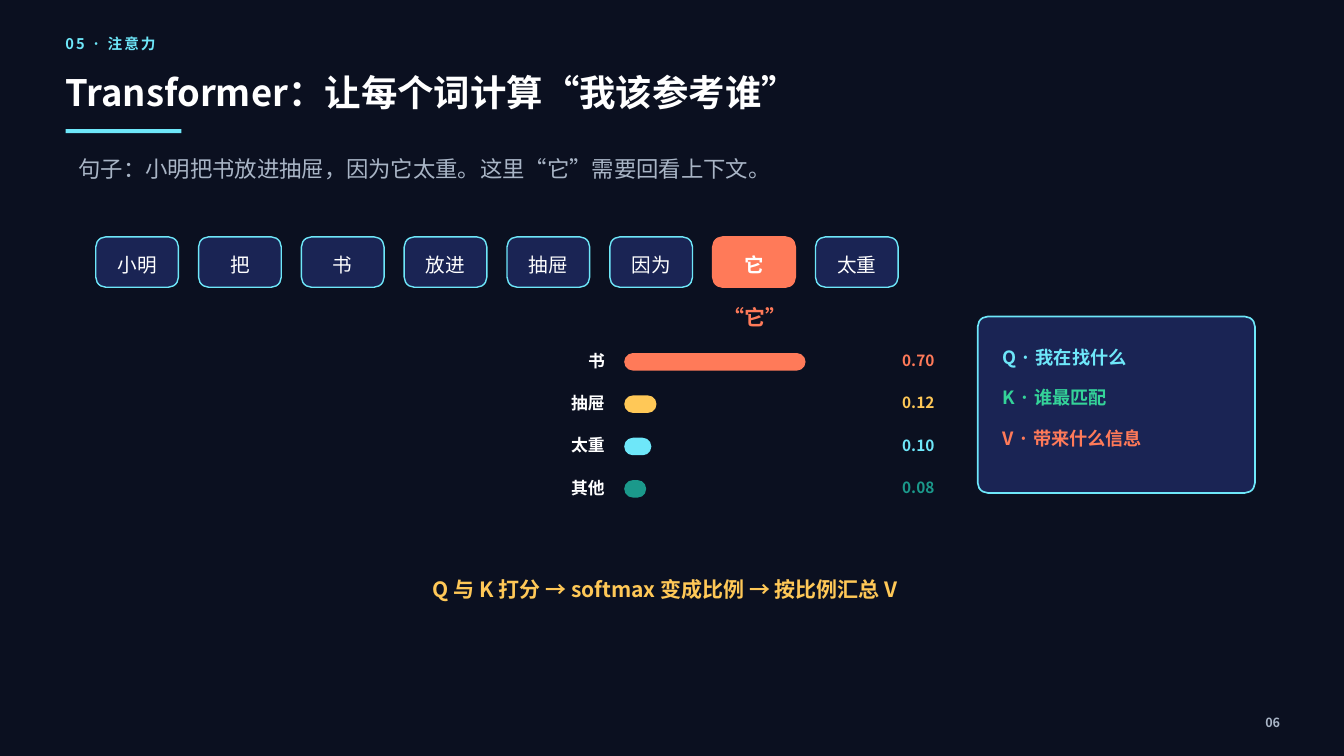
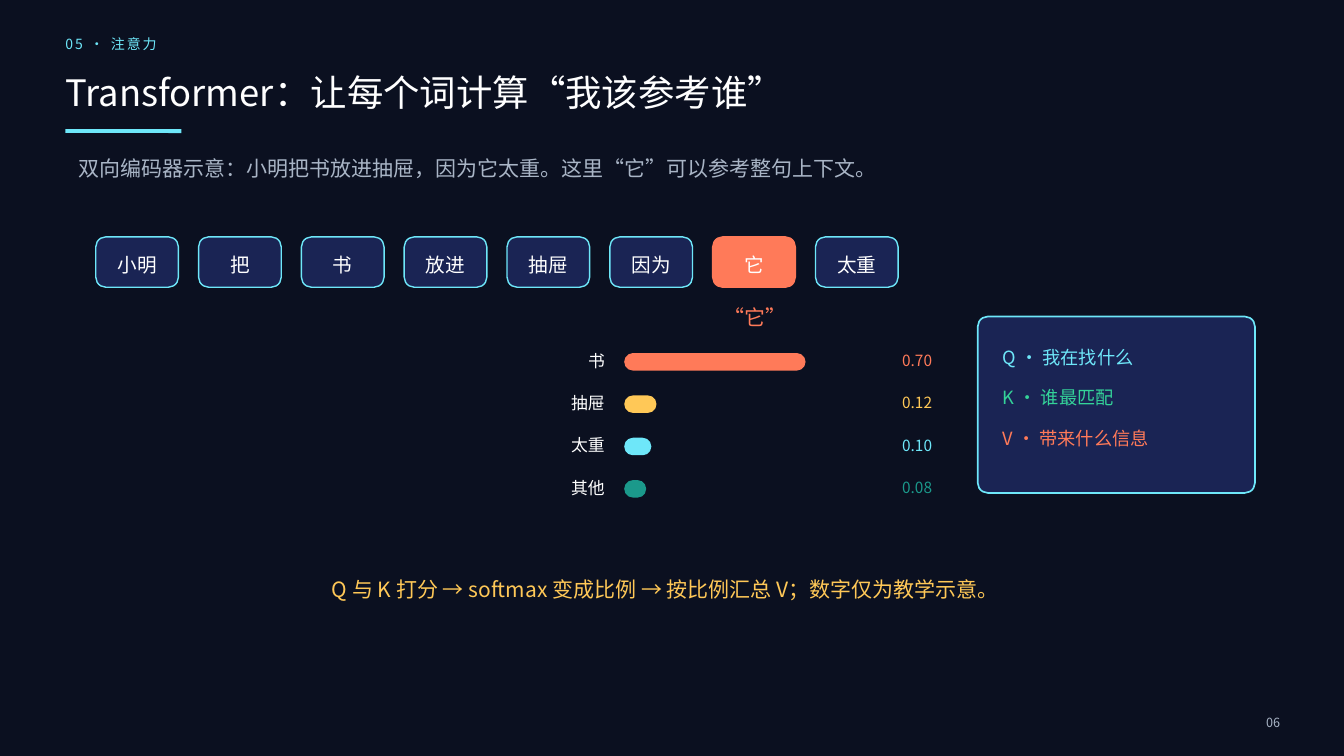
Before and after one commit to ZoMinster/ai-course, a slide deck: slide 6 of ai_from_principles_to_practice.pptx. Drawn at 1344x756 pixels with LibreOffice and Linux fonts; fonts in the diff are those of the drawing. Boxes give left, top, right and bottom in pixels: in the first picture for what was removed or moved away, otherwise in the second. Text is boxed around its words. In the diff, an @@ line names an element or a change of style, - is before the commit and + after.

```diff
--- a/ai_from_principles_to_practice.pptx
+++ b/ai_from_principles_to_practice.pptx
@@ text "05 · 注意力" at (x1=65, y1=37, x2=157, y2=50): size 10.5 to 10 pt, font Noto Sans CJK JP to Noto Sans CJK SC, bold off @@
@@ text at (x1=79, y1=158, x2=877, y2=178): text changed; size 16 to 15 pt; font Noto Sans CJK JP to Noto Sans CJK SC @@
-句子：小明把书放进抽屉，因为它太重。这里“它”需要回看上下文。
+双向编码器示意：小明把书放进抽屉，因为它太重。这里“它”可以参考整句上下文。
@@ text at (x1=332, y1=579, x2=998, y2=601): text changed; font Noto Sans CJK JP to Noto Sans CJK SC; bold off @@
-Q 与 K 打分 → softmax 变成比例 → 按比例汇总 V
+Q 与 K 打分 → softmax 变成比例 → 按比例汇总 V；数字仅为教学示意。
@@ font Noto Sans CJK JP to Noto Sans CJK SC, bold off in 15 elements at (x1=65, y1=75, x2=783, y2=109), (x1=744, y1=255, x2=764, y2=273), (x1=723, y1=307, x2=786, y2=327), (x1=588, y1=353, x2=605, y2=369), (x1=902, y1=354, x2=932, y2=366), (x1=571, y1=395, x2=605, y2=411), (x1=902, y1=396, x2=932, y2=408), (x1=571, y1=437, x2=605, y2=452), (x1=902, y1=439, x2=932, y2=451), (x1=571, y1=480, x2=605, y2=496), (x1=902, y1=481, x2=932, y2=493), (x1=1003, y1=348, x2=1134, y2=368), (x1=1003, y1=389, x2=1114, y2=406), (x1=1003, y1=429, x2=1149, y2=447), (x1=1266, y1=717, x2=1280, y2=727) @@
```
Also in this commit, not shown: 13 other slides changed, 4 slides added, 2 other files.
